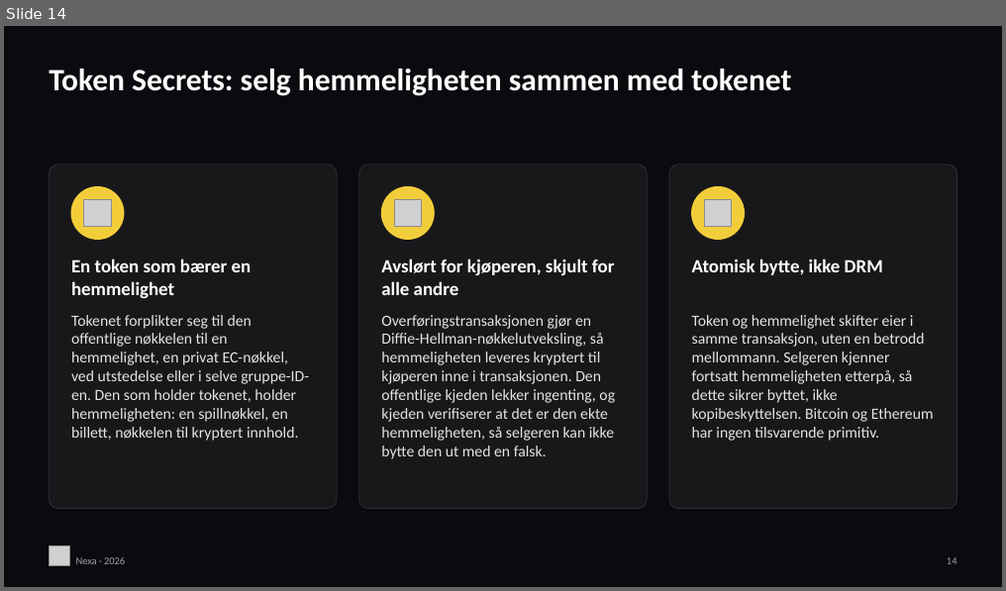
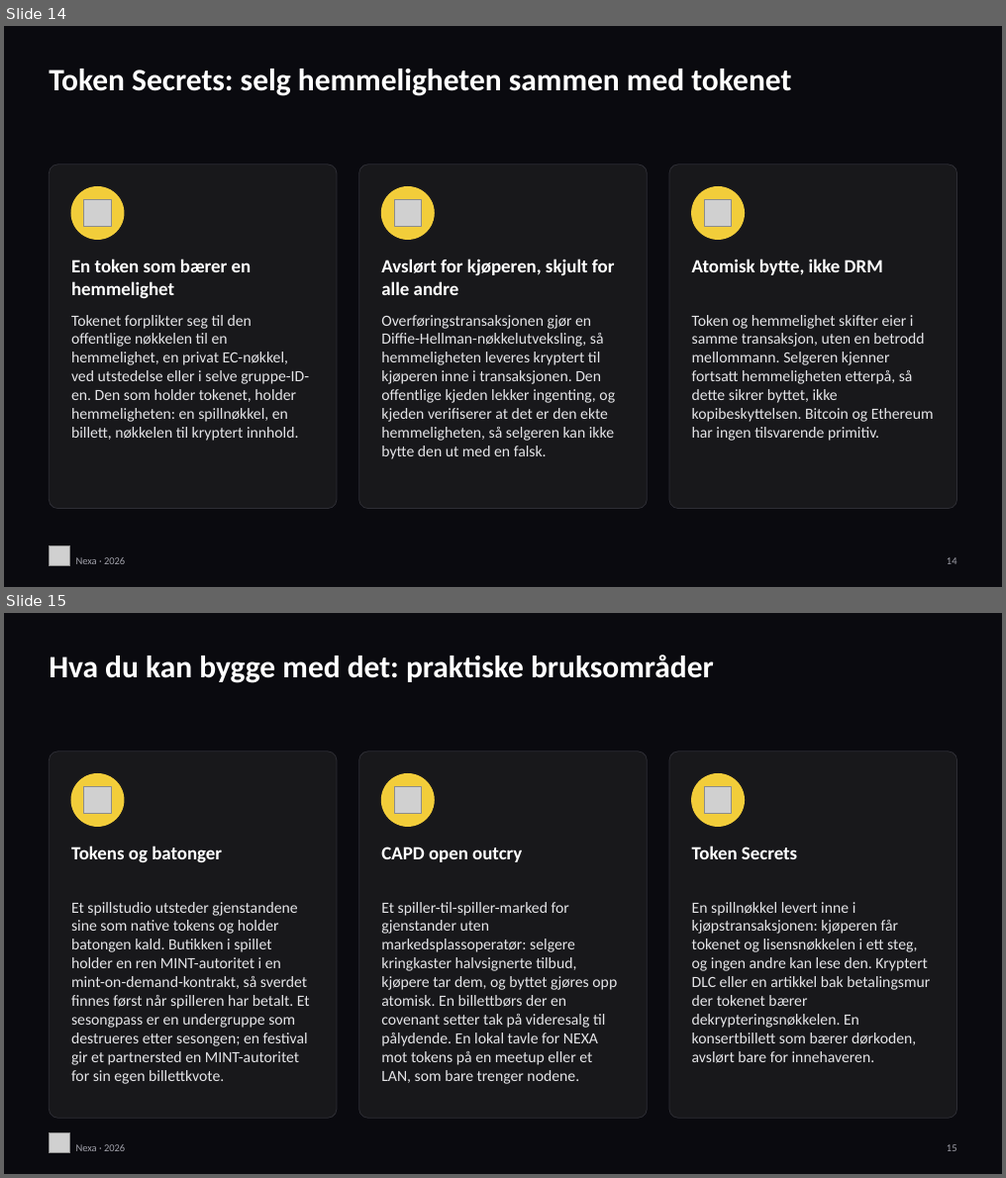
Before and after one commit to jQrgen/presentations, a slide deck: docs/nexa-vs-bitcoin-ethereum/Nexa-vs-Bitcoin-Ethereum-NO.pptx. Shown one above the other, each under a label of ours: slide 14 before the commit, slides 14 and 15 after it. The pictures are 1006x591 and 1006x1178 pixels, drawn with LibreOffice and Linux fonts; fonts in the diff are those of the drawing; grey boxes stand for pictures. Boxes give left, top, right and bottom in pixels: in the first picture for what was removed or moved away, otherwise in the second. Text is boxed around its words. In the diff, an @@ line names an element or a change of style, - is before the commit and + after.

Commit message:
Nexa deck: practical use cases slide (20 slides)

```diff
--- a/docs/nexa-vs-bitcoin-ethereum/Nexa-vs-Bitcoin-Ethereum-NO.pptx
+++ b/docs/nexa-vs-bitcoin-ethereum/Nexa-vs-Bitcoin-Ethereum-NO.pptx
@@ slide 15 added at box(4, 613, 1002, 1174), background #0A0A0F @@
@@ text added at box(49, 655, 714, 683), 30 pt, text #FFFFFF, bold @@
+Hva du kan bygge med det: praktiske bruksområder
@@ rounded rectangle added at box(49, 752, 337, 1118), fill #18181B, outline #2E2E35 0.75 pt @@
@@ rounded rectangle added at box(358, 752, 647, 1118), fill #18181B, outline #2E2E35 0.75 pt @@
@@ rounded rectangle added at box(669, 752, 957, 1118), fill #18181B, outline #2E2E35 0.75 pt @@
@@ ellipse added at box(71, 774, 124, 827), fill #F2CD3A, outline #F2CD3A 1 pt @@
@@ picture added at box(84, 786, 111, 814) @@
@@ ellipse added at box(381, 774, 434, 827), fill #F2CD3A, outline #F2CD3A 1 pt @@
@@ picture added at box(394, 786, 421, 814) @@
@@ ellipse added at box(692, 774, 745, 827), fill #F2CD3A, outline #F2CD3A 1 pt @@
@@ picture added at box(705, 786, 732, 814) @@
@@ text added at box(71, 846, 222, 863), 18 pt, text #FFFFFF, bold @@
+Tokens og batonger
@@ text added at box(381, 847, 522, 862), 18 pt, text #FFFFFF, bold @@
+CAPD open outcry
@@ text added at box(692, 846, 797, 860), 18 pt, text #FFFFFF, bold @@
+Token Secrets
@@ text added at box(71, 902, 310, 1084), 15 pt, text #E4E4E7 @@
+Et spillstudio utsteder gjenstandene sine som native tokens og holder batongen kald. Butikken i spillet holder en ren MINT-autoritet i en mint-on-demand-kontrakt, så sverdet finnes først når spilleren har betalt. Et sesongpass er en undergruppe som destrueres etter sesongen; en festival gir et partnersted en MINT-autoritet for sin egen billettkvote.
@@ text added at box(381, 902, 617, 1084), 15 pt, text #E4E4E7 @@
+Et spiller-til-spiller-marked for gjenstander uten markedsplassoperatør: selgere kringkaster halvsignerte tilbud, kjøpere tar dem, og byttet gjøres opp atomisk. En billettbørs der en covenant setter tak på videresalg til pålydende. En lokal tavle for NEXA mot tokens på en meetup eller et LAN, som bare trenger nodene.
@@ text added at box(692, 902, 930, 1063), 15 pt, text #E4E4E7 @@
+En spillnøkkel levert inne i kjøpstransaksjonen: kjøperen får tokenet og lisensnøkkelen i ett steg, og ingen andre kan lese den. Kryptert DLC eller en artikkel bak betalingsmur der tokenet bærer dekrypteringsnøkkelen. En konsertbillett som bærer dørkoden, avslørt bare for innehaveren.
@@ picture added at box(49, 1134, 70, 1154) @@
@@ text added at box(76, 1145, 125, 1152), 10 pt, text #A1A1AA @@
+Nexa · 2026
@@ text added at box(946, 1145, 957, 1152), 10 pt, text #A1A1AA @@
+15
```
Also in this commit, not shown: 5 slides changed, 21 other files.
